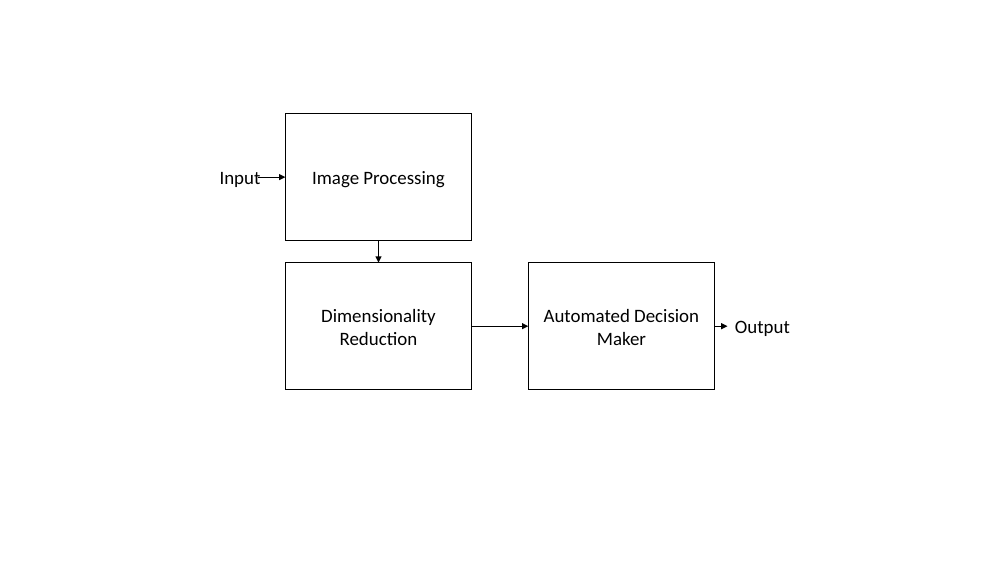
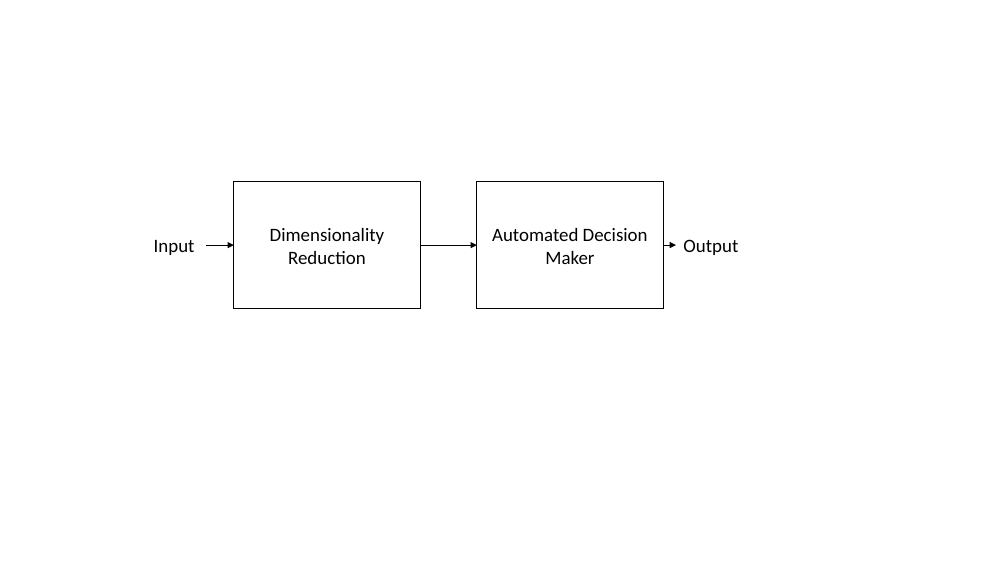
Before and after one commit to aliceyang16/Proposal-Report-, a slide deck: slide 1 of Tools/System_Overview.pptx. Drawn at 1008x567 pixels with LibreOffice and Linux fonts; fonts in the diff are those of the drawing. Boxes give left, top, right and bottom in pixels: in the first picture for what was removed or moved away, otherwise in the second. Text is boxed around its words. In the diff, an @@ line names an element or a change of style, - is before the commit and + after.

```diff
--- a/Tools/System_Overview.pptx
+++ b/Tools/System_Overview.pptx
@@ rectangle removed at (286,113,472,240) @@
-Image Processing
@@ text "Input": place and size @@
-text "Input" at (220,172,261,187)
+text "Input" at (154,240,195,255)
@@ arrow moved from (258, 177) - (286, 177) to (206, 245) - (234, 245) @@
@@ arrow removed from (379, 240) to (379, 262) @@
@@ 2 rectangles, 2 arrows, 1 text: place and size @@
-2 rectangles, 2 arrows, 1 text at (286,262,790,389)
+2 rectangles, 2 arrows, 1 text at (234,181,738,309)
```
Also in this commit, not shown: 1 other file.
